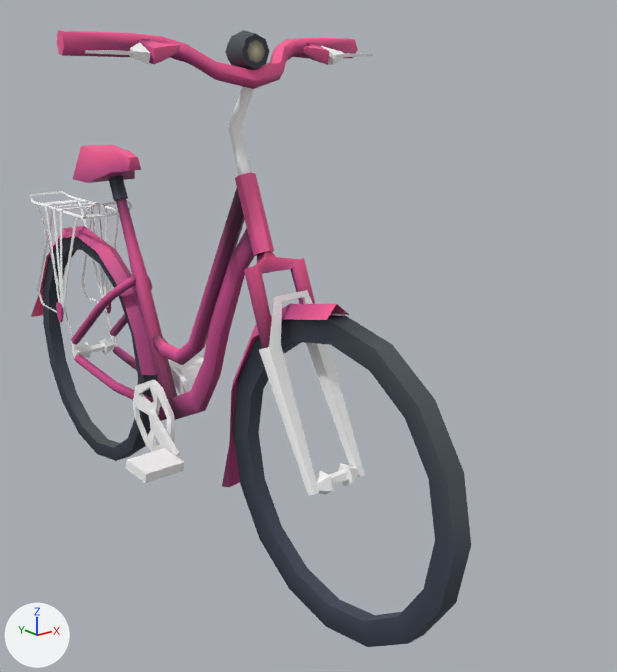
The glTF model EverythingLibraryBrowser/models/vehicles/vehicles-bikes-bicycle/vehicles-bikes-bicycle_v1.glb: old version first, new version second.
Rendered twice from a 50 mm lens placed at (-0.984, -1.719, 1.096), pointed at (0.281, -0.137, 0.464). Lighting does not change. The marker at lower left points along +X, +Y and +Z. The older version comes first. Vertices at exactly the same position are counted once.

Script lines for the objects in view, before the commit:
```python
me_mesh_002 = bpy.data.meshes.new('Mesh.002')
me_mesh_002.from_pydata(...)  # 1135 vertices, 1944 faces; spans x -0.34..0.34, y -0.9..0.9, z 0.0..1.17
# faces by material slot: [1148, 796]
me_mesh_002.materials.append(mat_mat_standard_075)
me_mesh_002.materials.append(mat_mat_refl_048)
ob_bicycle = bpy.data.objects.new('Bicycle', me_mesh_002)
ob_bicycle.location = (0.0, 0.0, 0.0)
```
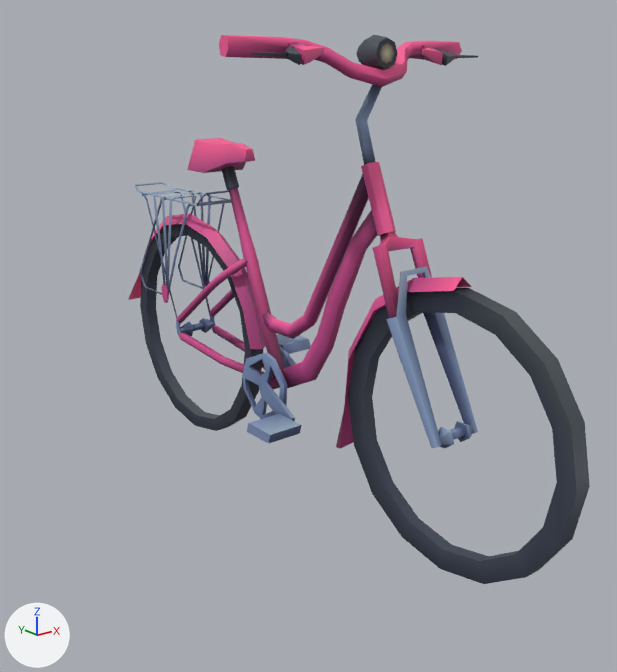
Edits to the bpy script that builds the scene:
```text
Change me_mesh_002:
    used by ob_bicycle; location = (0.0, 0.0, 0.0)
    remove me_mesh_002.from_pydata(...)  # 1135 vertices, 1944 faces; spans x -0.34..0.34, y -0.9..0.9, z 0.0..1.17
    remove me_mesh_002.materials.append(mat_mat_standard_075)
    add me_mesh_002.from_pydata(...)  # 472 vertices, 796 faces; spans x -0.33..0.33, y -0.6..0.75, z 0.17..1.14
    me_mesh_002 part 1: 15 loose pieces with 449 vertices, spanning x -0.21..0.21, y -0.9..0.9, z 0.0..1.17, are deleted
    me_mesh_002 part 2
    114 vertices are removed from x -0.08..0.08, y 0.18..0.56, z 0.35..0.6
    225 faces are deleted
    21 new faces join them
    me_mesh_002 part 3
    82 vertices are removed from x -0.34..0.34, y -0.37..-0.19, z 0.74..1.16
    162 faces are deleted
    1 vertex moves within x 0.0, y -0.27, z 0.88
    6 new faces join them
    me_mesh_002 part 4
    18 vertices are removed from x -0.05..0.05, y 0.04..0.07, z 0.26..0.29
    35 faces are deleted
    3 vertices move within x -0.05..0.05, y 0.04..0.06, z 0.27..0.29
    17 new faces join them
    me_mesh_002 part 5: 752 kept faces spanning x -0.33..0.33, y -0.6..0.75, z 0.17..1.14 get new vertex colours; the middle colour goes from white #ffffff to blue #5b6a8f
Add me_mesh_001:
    me_mesh_001.from_pydata(...)  # 663 vertices, 1148 faces; spans x -0.34..0.34, y -0.9..0.9, z 0.0..1.17
    me_mesh_001.materials.append(mat_mat_standard_075)
Change ob_bicycle:
    ob_bicycle.location: (0.0, 0.0, 0.0) -> (0.339, 0.0, 0.0)
Add ob_bicycle_001:
    ob_bicycle_001 = bpy.data.objects.new('Bicycle.001', me_mesh_001)
    ob_bicycle_001.location = (0.339, 0.0, 0.0)
```

Changed parts and their boxes [x1, y1, x2, y2] in the pictures (617 x 672 px):
'Bicycle', reshaped, moved (22% narrower, 35% shorter): before [30, 30, 471, 647]; after [135, 45, 478, 448]
'Bicycle.001', added: after [128, 35, 590, 584]
part 1 of me_mesh_002, deleted: before [31, 30, 471, 647]
part 2 of me_mesh_002, cut back: before [45, 204, 152, 345]; after [153, 193, 211, 320]
part 3 of me_mesh_002, cut back: before [57, 30, 358, 256]; after [366, 86, 382, 121]
part 4 of me_mesh_002, cut back: before [149, 378, 191, 421]; after [259, 353, 296, 394]
part 5 of me_mesh_002, recoloured: before [30, 42, 373, 495]; after [135, 45, 478, 448]
